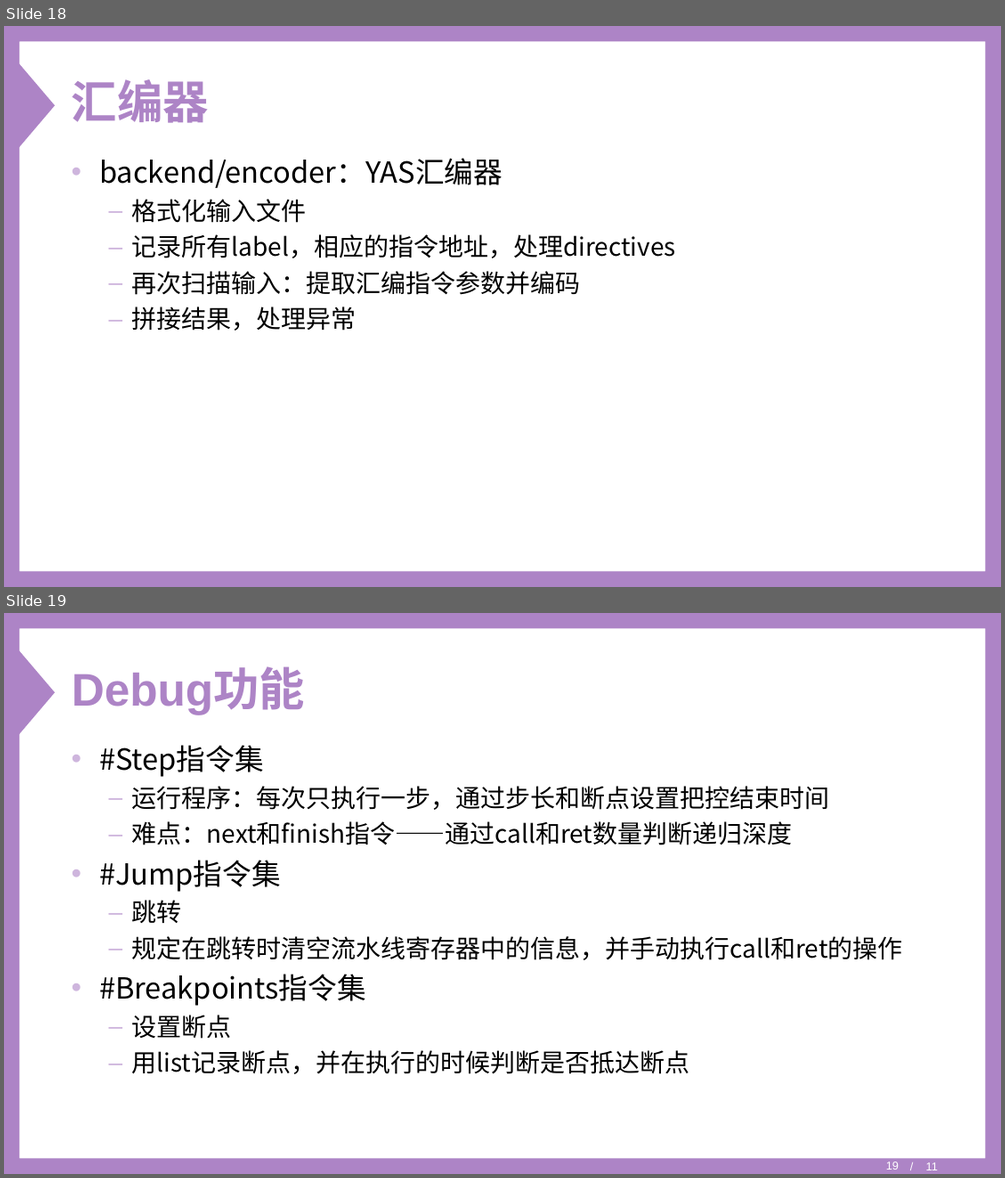
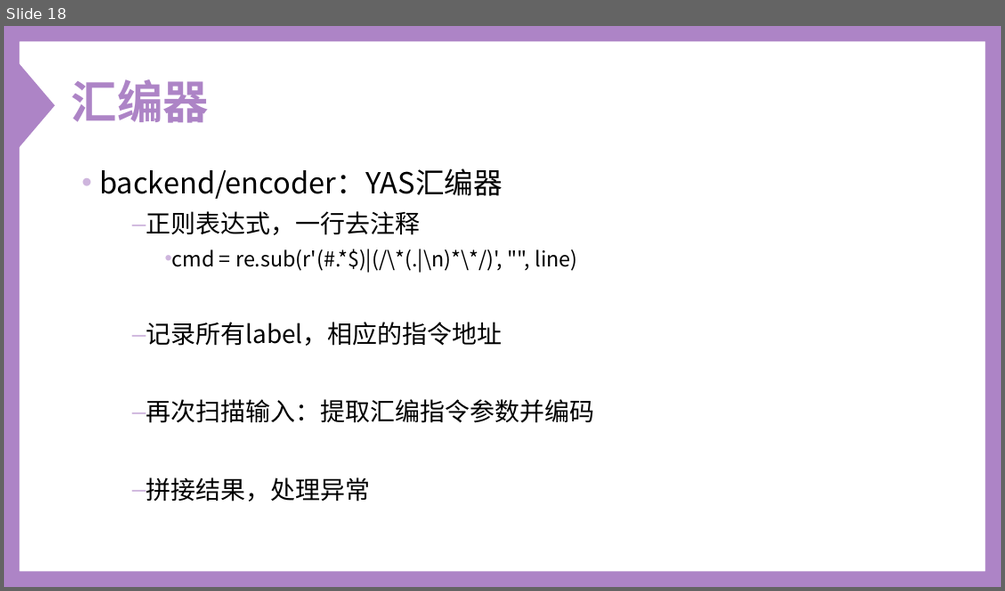
Before and after one commit to Oxer11/Y86, a slide deck: doc/Y-86 Simulator.ppt. Shown one above the other, each under a label of ours: slides 18 and 19 before the commit, slide 18 after it. The pictures are 1005x1178 and 1005x591 pixels, drawn with LibreOffice and Linux fonts; fonts in the diff are those of the drawing. Boxes give left, top, right and bottom in pixels: in the first picture for what was removed or moved away, otherwise in the second. Text is boxed around its words. In the diff, an @@ line names an element or a change of style, - is before the commit and + after.

```diff
--- a/doc/Y-86 Simulator.ppt
+++ b/doc/Y-86 Simulator.ppt
@@ slide 19 removed at [4, 613, 1001, 1174], background #FFFFFF; not listed: 2 template elements that a slide beside it also shows @@
@@ title removed at [72, 669, 305, 714] @@
-Debug功能
@@ text removed at [99, 745, 903, 1074] @@
-• #Step指令集
-  – 运行程序：每次只执行一步，通过步长和断点设置把控结束时间
-  – 难点：next和finish指令——通过call和ret数量判断递归深度
-• #Jump指令集
-  – 跳转
-  – 规定在跳转时清空流水线寄存器中的信息，并手动执行call和ret的操作
-• #Breakpoints指令集
-  – 设置断点
-  – 用list记录断点，并在执行的时候判断是否抵达断点
@@ page number removed at [886, 1161, 898, 1169] @@
-19
@@ text removed at [926, 1162, 938, 1170] @@
-/ 11
@@ slide 18 changed as well @@
@@ freeform shape at [4, 26, 1000, 587]: outline redrawn @@
@@ text at [99, 168, 594, 501]: indent changed; line spacing 1 to 1.3; less space between paragraphs @@
@@ text at [146, 211, 577, 346]: text changed; size 24 to 20 pt @@
-  – 格式化输入文件
-  – 记录所有label，相应的指令地址，处理directives
+  – 正则表达式，一行去注释
+    • cmd = re.sub(r'(#.*$)|(/\*(.|\n)*\*/)', "", line)
+  – 记录所有label，相应的指令地址
```
Also in this commit, not shown: 23 other slides changed, 1 slide added, 1 other slide removed, 4 other files.
